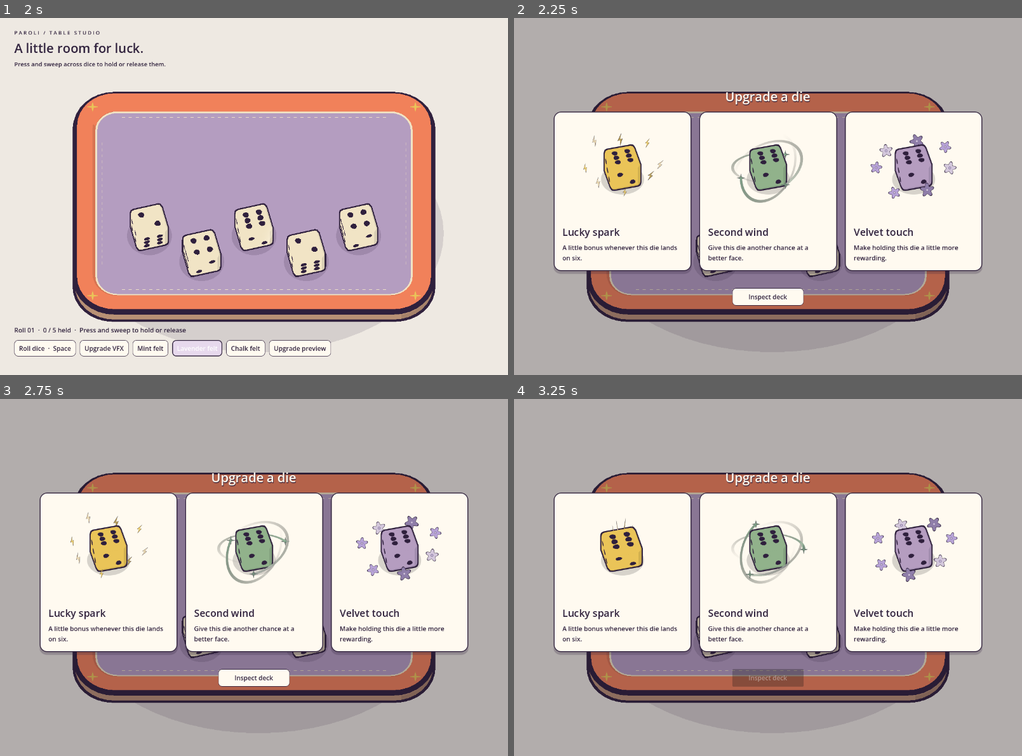
Above: before the commit, frames 1-4 (two rows, left to right).
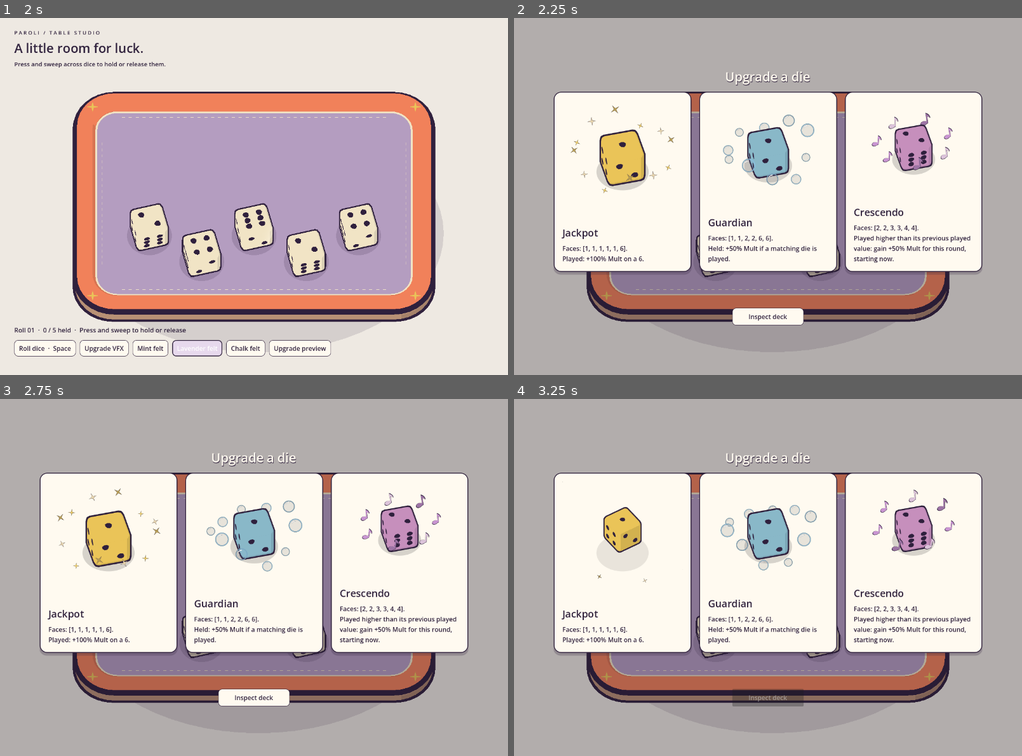
Above: after the commit, the same moments.

Repository: MatthieuMv/paroli
Game: Godot game, scene res://debug/table_viewer/table_viewer.tscn
Two runs of this game, one before a commit and one after it. Both use one fixed random seed, a clock stepped at 60 frames per second and the inputs below.
Inputs (mouse positions are in pixels of both pictures, inside the frame that each line leads up to):
- Up to frame 1 (2 s): click "Mint felt" at 0.5 s; click "Lavender felt" at 1.25 s
- Up to frame 2 (2.25 s): click "Upgrade preview" at 2 s
- Up to frame 3 (2.75 s): no input
- Up to frame 4 (3.25 s): click (620, 573) at 2.77 s

Frame 1 is identical in both runs. In frame 2, 13% of the frame differs, in the area x 7-93%, y 14-87%; in frame 3, 13%; in frame 4, 13%.

Commit message:
Update

Diff:
--- a/godot/augment_overlay/augment_card.gd
+++ b/godot/augment_overlay/augment_card.gd
@@ -9,16 +9,8 @@
 
 # --- Member variables ---
 
-## Stable identifier passed to game logic; the card never applies the upgrade.
-@export var upgrade_id: String = "lucky_spark"
-## Player-facing name and concise explanation of the authored upgrade choice.
-@export var title: String = "Lucky spark"
-## Description stays visible alongside the live die preview.
-@export_multiline var description: String = "A little bonus whenever this die lands on six."
-## Palette and effect are presentation examples, independent of future upgrade rules.
-@export var palette_color: String = "Butter"
-## Native effect identifier used for both the idle preview and activation.
-@export var effect: String = "bolts"
+## Identity copied from the host-supplied definition; no gameplay state is owned here.
+var upgrade_id: StringName
 ## Content minimum follows wrapped copy at every viewport size.
 @onready var _layout: BoxContainer = $Margin/Layout
 ## Authored container owns the preview's responsive minimum size.
@@ -34,19 +26,21 @@
 	_die.rolled.connect(_on_preview_settled)
 	visibility_changed.connect(_on_visibility_changed)
 	_layout.minimum_size_changed.connect(_fit_content)
-	reset_preview()
+	disabled = true
 	_on_visibility_changed()
 
-## Reset a completed choice for a new offer; initial placement avoids a distracting roll.
-func reset_preview() -> void:
+## Display a supplied immutable definition after entering the tree; never evaluate its rules.
+func configure(upgrade: UpgradeDefinition, words: KeywordCatalog, locale: String) -> void:
+	upgrade_id = upgrade.id
 	button_pressed = false
 	disabled = false
-	_die.palette_color = palette_color
-	_die.effect = effect
-	($Margin/Layout/Copy/Title as Label).text = title
-	($Margin/Layout/Copy/Description as Label).text = description
+	_die.palette_color = String(upgrade.palette_color)
+	_die.effect = String(upgrade.vfx_id)
+	_die.effect_enabled = true
+	($Margin/Layout/Copy/Title as Label).text = words.render(String(upgrade.name_keyword), {}, locale)
+	($Margin/Layout/Copy/Description as Label).text = upgrade.describe(words, locale)
 	_die.reduced_motion = true
-	_die.roll(6)
+	_die.roll(upgrade.faces[0] if not upgrade.faces.is_empty() else 6)
 
 ## Keep all three dice visible in portrait while leaving room for their VFX.
 func set_compact(compact: bool, short_view: bool = false) -> void:
--- a/godot/augment_overlay/augment_card.tscn
+++ b/godot/augment_overlay/augment_card.tscn
@@ -56,7 +56,6 @@
 
 [node name="Die" parent="Margin/Layout/Preview/Viewport" instance=ExtResource("die")]
 face_value = 6
-effect = "bolts"
 
 [node name="Copy" type="VBoxContainer" parent="Margin/Layout"]
 layout_mode = 2
@@ -69,11 +68,9 @@
 layout_mode = 2
 mouse_filter = 2
 theme_override_font_sizes/font_size = 25
-text = "Lucky spark"
 autowrap_mode = 2
 
 [node name="Description" type="Label" parent="Margin/Layout/Copy"]
 layout_mode = 2
 mouse_filter = 2
-text = "A little bonus whenever this die lands on six."
 autowrap_mode = 2
--- a/godot/augment_overlay/augment_overlay.gd
+++ b/godot/augment_overlay/augment_overlay.gd
@@ -7,7 +7,7 @@
 ## Lets a host suspend its own gameplay shortcuts while cards cover the table.
 signal presentation_changed(blocking: bool)
 ## Emitted exactly once on commitment, before activation; the host owns game rules.
-signal upgrade_selected(upgrade_id: String)
+signal upgrade_selected(upgrade_id: StringName)
 
 # --- Member variables ---
 
@@ -21,6 +21,8 @@
 @onready var _restore: Button = $Restore
 ## Inspection cannot bypass a committed choice while its animation is playing.
 @onready var _inspect: Button = $Presentation/Frame/Inspect
+## Read-only vocabulary used to render the supplied definitions.
+var _words: KeywordCatalog = GameKeywords.new()
 ## Guard against repeat input and reentrant signal handlers during activation.
 var _choosing: bool = false
 
@@ -36,15 +38,21 @@
 	resized.connect(_resize_layout)
 	_resize_layout()
 
-## Begin a fresh offer without applying any upgrade or replacing the game scene.
-func open() -> void:
-	if _choosing:
-		return
-	for card: AugmentCard in _cards.get_children():
-		card.reset_preview()
+## Accept exactly three non-null choices; invalid input leaves the current offer untouched.
+## The host owns offer generation and applying the selected ID. Call after entering the tree.
+func open(upgrades: Array[UpgradeDefinition], locale: String = "") -> bool:
+	if _choosing or upgrades.size() != 3:
+		return false
+	for upgrade: UpgradeDefinition in upgrades:
+		if not upgrade:
+			return false
+	for index: int in upgrades.size():
+		var card: AugmentCard = _cards.get_child(index) as AugmentCard
+		card.configure(upgrades[index], _words, locale)
 	_inspect.disabled = false
 	show()
 	show_cards()
+	return true
 
 ## Hide the dimmer and cards so the host game receives input normally.
 func inspect_game() -> void:
@@ -74,7 +82,7 @@
 	($Presentation/Frame/Heading as Label).add_theme_font_size_override("font_size", 24 if short_view else 32)
 	_frame.add_theme_constant_override("separation", 10 if short_view else 16)
 	var width: float = minf(size.x - margin * 2.0, 1080.0)
-	var height: float = minf(size.y - margin * 2.0, 760.0 if portrait else (310.0 if short_view else 550.0))
+	var height: float = minf(size.y - margin * 2.0, 760.0 if portrait else (310.0 if short_view else 650.0))
 	_cards.columns = 1 if portrait else 3
 	for card: AugmentCard in _cards.get_children():
 		card.set_compact(portrait, short_view)
--- a/godot/augment_overlay/augment_overlay.tscn
+++ b/godot/augment_overlay/augment_overlay.tscn
@@ -7,6 +7,7 @@
 [sub_resource type="ButtonGroup" id="choices"]
 
 [node name="AugmentOverlay" type="Control"]
+visible = false
 layout_mode = 3
 anchors_preset = 15
 anchor_right = 1.0
@@ -61,32 +62,17 @@
 theme_override_constants/v_separation = 16
 columns = 3
 
-[node name="Spark" parent="Presentation/Frame/Scroll/Cards" instance=ExtResource("card")]
+[node name="Choice1" parent="Presentation/Frame/Scroll/Cards" instance=ExtResource("card")]
 layout_mode = 2
 button_group = SubResource("choices")
-upgrade_id = "lucky_spark"
-title = "Lucky spark"
-description = "A little bonus whenever this die lands on six."
-palette_color = "Butter"
-effect = "bolts"
 
-[node name="Wind" parent="Presentation/Frame/Scroll/Cards" instance=ExtResource("card")]
+[node name="Choice2" parent="Presentation/Frame/Scroll/Cards" instance=ExtResource("card")]
 layout_mode = 2
 button_group = SubResource("choices")
-upgrade_id = "second_wind"
-title = "Second wind"
-description = "Give this die another chance at a better face."
-palette_color = "Mint"
-effect = "orbit"
 
-[node name="Velvet" parent="Presentation/Frame/Scroll/Cards" instance=ExtResource("card")]
+[node name="Choice3" parent="Presentation/Frame/Scroll/Cards" instance=ExtResource("card")]
 layout_mode = 2
 button_group = SubResource("choices")
-upgrade_id = "velvet_touch"
-title = "Velvet touch"
-description = "Make holding this die a little more rewarding."
-palette_color = "Lavender"
-effect = "flowers"
 
 [node name="Inspect" type="Button" parent="Presentation/Frame"]
 focus_mode = 0
--- a/godot/augment_overlay/tests/smoke.gd
+++ b/godot/augment_overlay/tests/smoke.gd
@@ -9,7 +9,7 @@
 # --- Member variables ---
 
 ## Record the host-facing commitment signal without implementing upgrades.
-var _selections: PackedStringArray = []
+var _selections: Array[StringName] = []
 
 # --- Member functions ---
 
@@ -33,8 +33,13 @@
 	var cards: GridContainer = overlay.get_node("Presentation/Frame/Scroll/Cards") as GridContainer
 	var first: AugmentCard = cards.get_child(0) as AugmentCard
 	overlay.upgrade_selected.connect(_on_upgrade_selected)
+	var catalog: EffectsCatalog = EffectsCatalog.new()
+	var words: KeywordCatalog = GameKeywords.new()
+	var offers: Array[UpgradeDefinition] = [catalog.upgrade(&"jackpot"), catalog.upgrade(&"guardian"), catalog.upgrade(&"crescendo")]
+	assert(not overlay.open([]))
+	assert(not overlay.open([offers[0], null, offers[2]]))
 	assert(not overlay.visible)
-	overlay.open()
+	assert(overlay.open(offers, "en"))
 	assert(overlay.is_blocking())
 	assert(viewport.gui_get_focus_owner() == null, "Opening preselected a focus target")
 	await process_frame
@@ -44,9 +49,14 @@
 	await _key(viewport, KEY_ENTER)
 	assert(_selections.is_empty(), "Keyboard input selected an upgrade")
 	for card: AugmentCard in cards.get_children():
+		var preview: ParoliDie = card.get_node("Margin/Layout/Preview/Viewport/Die") as ParoliDie
+		assert(card.upgrade_id == offers[card.get_index()].id)
+		assert(preview.palette_color == String(offers[card.get_index()].palette_color))
+		assert(preview.effect == String(offers[card.get_index()].vfx_id))
+		assert(preview.face_value == offers[card.get_index()].faces[0])
 		assert(card.focus_mode == Control.FOCUS_NONE)
-		assert((card.get_node("Margin/Layout/Copy/Title") as Label).text == card.title)
-		assert((card.get_node("Margin/Layout/Copy/Description") as Label).text == card.description)
+		assert((card.get_node("Margin/Layout/Copy/Title") as Label).text == words.render(String(offers[card.get_index()].name_keyword), {}, "en"))
+		assert((card.get_node("Margin/Layout/Copy/Description") as Label).text == offers[card.get_index()].describe(words, "en"))
 	for dimensions: Vector2i in [Vector2i(1280, 900), Vector2i(540, 960), Vector2i(390, 844), Vector2i(320, 568), Vector2i(844, 390)]:
 		viewport.size = dimensions
 		for frame: int in 8:
@@ -85,7 +95,7 @@
 	# Each native effect must finish before dismissal; a repeated click emits nothing.
 	for index: int in cards.get_child_count():
 		if index > 0:
-			overlay.open()
+			assert(overlay.open(offers, "en"))
 			await process_frame
 			await process_frame
 		var card: AugmentCard = cards.get_child(index) as AugmentCard
@@ -93,12 +103,23 @@
 		assert(_selections.size() == index + 1)
 		assert(_selections[index] == card.upgrade_id)
 		assert(overlay.visible and overlay.is_blocking(), "Closed before activation finished")
+		assert(not overlay.open(offers))
 		first.pressed.emit()
 		overlay.inspect_game()
 		assert(_selections.size() == index + 1 and overlay.is_blocking())
 		await card.activation_finished
 		assert(not overlay.visible and not overlay.is_blocking())
 		assert(die.face_value == face, "Choice presentation applied gameplay state")
+	# A later host offer replaces every card, and localization never changes identity.
+	var replacement: Array[UpgradeDefinition] = [catalog.upgrade(&"rainbow"), catalog.upgrade(&"odd_master"), catalog.upgrade(&"all_for_one")]
+	assert(overlay.open(replacement, "fr"))
+	replacement.clear()
+	assert(not overlay.open(offers.slice(0, 2)))
+	assert(first.upgrade_id == &"rainbow")
+	assert((first.get_node("Margin/Layout/Copy/Description") as Label).text == catalog.upgrade(&"rainbow").describe(words, "fr"))
+	first.pressed.emit()
+	assert(_selections.back() == &"rainbow")
+	await first.activation_finished
 	print("PASS: responsive live 3D cards, inspection input, one-shot choice signal, full activation before dismissal.")
 	quit()
 
@@ -117,7 +138,7 @@
 
 
 ## Capture only the chosen ID; the host is responsible for any gameplay mutation.
-func _on_upgrade_selected(upgrade_id: String) -> void:
+func _on_upgrade_selected(upgrade_id: StringName) -> void:
 	_selections.append(upgrade_id)
 
 
--- a/godot/debug/table_viewer/table_viewer.gd
+++ b/godot/debug/table_viewer/table_viewer.gd
@@ -12,7 +12,7 @@
 @onready var _hold: DiceHoldController = $HoldController
 ## Readable feedback after rolling without introducing gameplay state.
 @onready var _status: Label = %Status
-## Presentation-only choice overlay; no upgrade model is connected.
+## Presentation-only choice overlay receives real definitions from this host.
 @onready var _augments: AugmentOverlay = %AugmentOverlay
 ## Incremented only to cycle deterministic preview faces.
 var _roll_index: int = 0
@@ -43,7 +43,7 @@
 	(%Mint as Button).pressed.connect(_set_felt.bind(GameColors.MINT))
 	(%Lavender as Button).pressed.connect(_set_felt.bind(GameColors.LAVENDER))
 	(%Chalk as Button).pressed.connect(_set_felt.bind(GameColors.CHALK))
-	(%Upgrades as Button).pressed.connect(_augments.open)
+	(%Upgrades as Button).pressed.connect(_show_upgrades)
 	_augments.presentation_changed.connect(_on_augment_presentation_changed)
 	_roll_all()
 
@@ -130,7 +130,10 @@
 		settled = settled and _hold.can_mutate(die)
 		if not _hold.is_held(die):
 			selected.append(id)
-	UpgradePresentation.refresh(_preview_run, selected if settled else [], _views)
+	# Preserve the typed array when movement suppresses the pending selection.
+	if not settled:
+		selected.clear()
+	UpgradePresentation.refresh(_preview_run, selected, _views)
 
 ## Recolor only the table surface; the die palette stays independently editable.
 func _set_felt(color: Color) -> void:
@@ -141,3 +144,9 @@
 func _on_augment_presentation_changed(blocking: bool) -> void:
 	($Interface/Header as Control).visible = not blocking
 	($Interface/Footer as Control).visible = not blocking
+
+
+## The debug host supplies a deterministic offer; the overlay never chooses its own content.
+func _show_upgrades() -> void:
+	var catalog: EffectsCatalog = EffectsCatalog.new()
+	_augments.open([catalog.upgrade(&"jackpot"), catalog.upgrade(&"guardian"), catalog.upgrade(&"crescendo")])
--- a/godot/debug/table_viewer/tests/smoke.gd
+++ b/godot/debug/table_viewer/tests/smoke.gd
@@ -24,6 +24,13 @@
 	viewport.add_child(viewer)
 	var table: ParoliTable = viewer.get_node("Table") as ParoliTable
 	var dice_root: Node3D = viewer.get_node("Dice") as Node3D
+	# Exercise the normal-motion branch before the opening roll has settled.
+	var effects: Button = viewer.get_node("%Effects") as Button
+	assert((dice_root.get_child(0) as ParoliDie).is_rolling())
+	effects.button_pressed = true
+	for die: ParoliDie in dice_root.get_children():
+		assert(not die.effect_enabled, "Rolling dice must suppress upgrade previews")
+	effects.button_pressed = false
 	for die: ParoliDie in dice_root.get_children():
 		die.reduced_motion = true
 	await process_frame
Not shown, added: godot/export_presets.cfg
